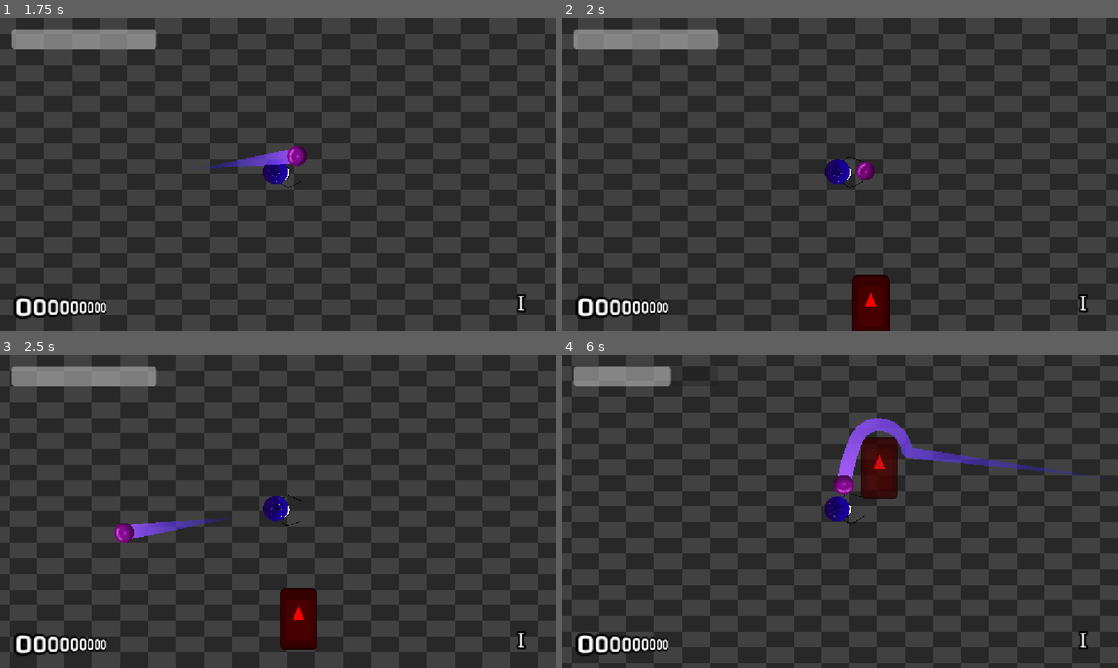
Above: before the commit, frames 1-4 (two rows, left to right).
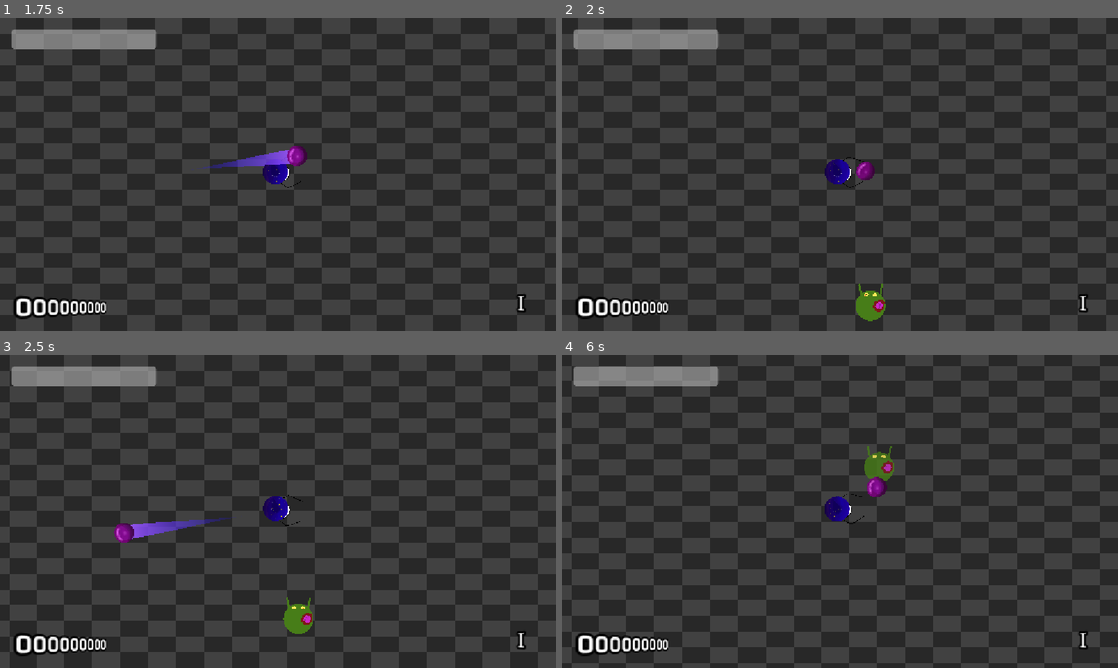
Above: after the commit, the same moments.

Repository: neilavesterinen/Haven-Bounce-Back-Shooter
Game: Godot game, scene res://Scenes/mainmenu/mainmenu.tscn
Same seed, same stepped clock (60 frames per second), same inputs: the game is played once before the commit and once after it. The engine's default icon, where the game draws it, is replaced by a stand-in: a white triangle on a blue panel in a dark square. Sound files missing from this copy of the repository are replaced by a short silence.
Inputs (mouse positions are in pixels of both pictures, inside the frame that each line leads up to):
- Up to frame 1 (1.75 s): click "Play" at 0.5 s; tap Enter at 1.25 s; move the mouse to (400, 158) at 1.27 s; hold D (right) from 1.28 s (still down); click (400, 158) at 1.35 s
- Up to frame 2 (2 s): keep holding D (right)
- Up to frame 3 (2.5 s): release D (right) at 2 s; drag from (166, 527) to (283, 511) at 2.02 s
- Up to frame 4 (6 s): move the mouse to (895, 442) at 2.77 s; hold D (right) 2.78-3.5 s; tap Enter at 2.85, 5.85 s; drag from (812, 574) to (645, 583) at 3.52 s; move the mouse to (1006, 558) at 4.27 s; hold A (left) 4.28-5 s; click (1006, 558) at 4.35 s; drag from (673, 464) to (756, 433) at 5.02 s; move the mouse to (867, 511) at 5.77 s; hold S (down) from 5.78 s (still down); click (867, 511) at 5.92 s

Frame 1 is identical in both runs. In frame 2, 1.2% of the frame differs, in the area x 52-59%, y 82-100%; in frame 3, 1.3%; in frame 4, 3.5%, in the area x 19-100%, y 3-46%.

Commit message:
Set enemy sprite

Diff:
--- a/enemy/enemy.tscn
+++ b/enemy/enemy.tscn
@@ -1,33 +1,33 @@
 [gd_scene format=3 uid="uid://ca3fe5qwrfnmj"]
 
 [ext_resource type="Script" uid="uid://c3g25drac3map" path="res://enemy/enemy.gd" id="1_7k104"]
-[ext_resource type="Texture2D" uid="uid://rr83vynoqgaw" path="res://icon.svg" id="2_4gyqm"]
+[ext_resource type="Texture2D" uid="uid://b7tiu6xpyr7pg" path="res://enemy/enemy.png" id="2_ppra6"]
 [ext_resource type="Script" uid="uid://cmavd3hga2fko" path="res://common/scripts/damage_on_contact.gd" id="3_ppra6"]
 
-[sub_resource type="RectangleShape2D" id="RectangleShape2D_xrcp0"]
-size = Vector2(78, 128)
+[sub_resource type="CircleShape2D" id="CircleShape2D_fownj"]
+radius = 25.0
 
-[sub_resource type="RectangleShape2D" id="RectangleShape2D_ofsxj"]
-size = Vector2(88.864, 140.695)
+[sub_resource type="CircleShape2D" id="CircleShape2D_kdcb3"]
+radius = 33.0
 
 [node name="Enemy" type="CharacterBody2D" unique_id=1634294982 groups=["enemy"]]
 collision_mask = 3
 script = ExtResource("1_7k104")
 
 [node name="Icon" type="Sprite2D" parent="." unique_id=266075212]
-modulate = Color(1, 0, 0, 1)
-scale = Vector2(0.609375, 1)
-texture = ExtResource("2_4gyqm")
+position = Vector2(-13, -5)
+scale = Vector2(0.06209677, 0.06209678)
+texture = ExtResource("2_ppra6")
 
 [node name="CollisionShape2D" type="CollisionShape2D" parent="." unique_id=1321509770]
-shape = SubResource("RectangleShape2D_xrcp0")
+shape = SubResource("CircleShape2D_fownj")
 
 [node name="Damage" type="Area2D" parent="." unique_id=1797718684]
 script = ExtResource("3_ppra6")
 damage_team = 1
 
 [node name="CollisionShape2D" type="CollisionShape2D" parent="Damage" unique_id=1453246104]
-shape = SubResource("RectangleShape2D_ofsxj")
+shape = SubResource("CircleShape2D_kdcb3")
 debug_color = Color(0.7965934, 0.37181562, 0.5403993, 0.41960785)
 
 [node name="NavigationAgent2D" type="NavigationAgent2D" parent="." unique_id=162018649]
